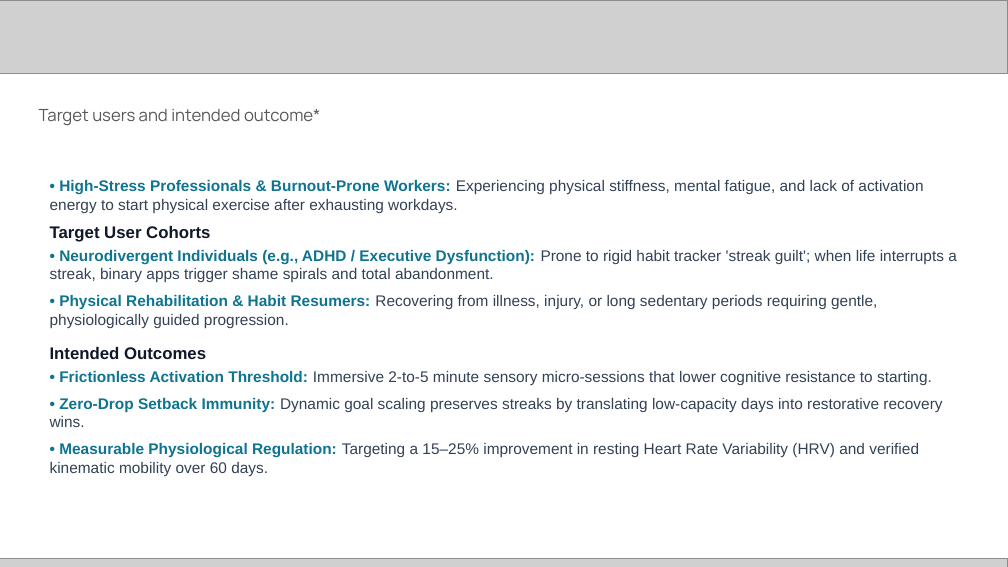
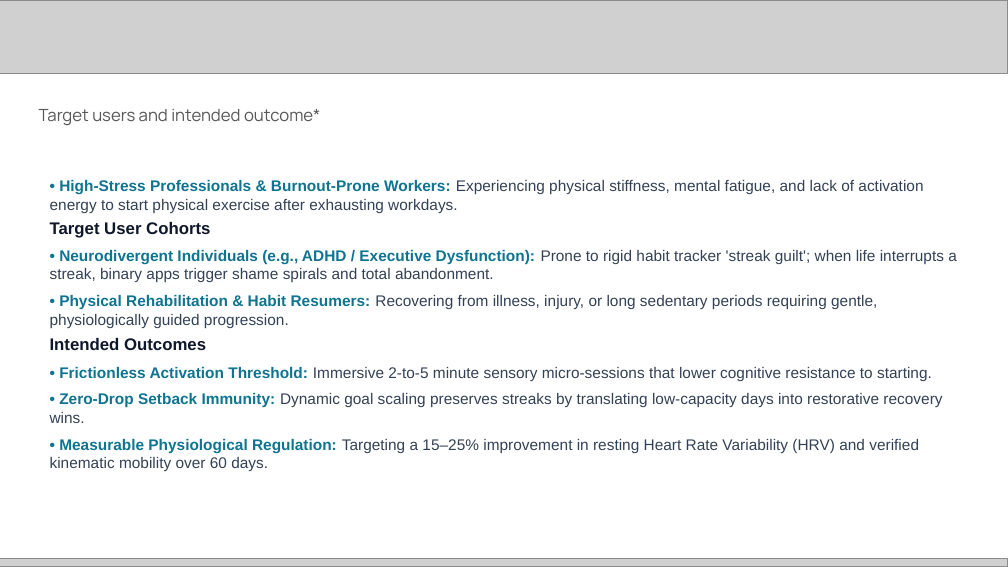
Before and after one commit to chiraghs/Neuro-Kinetic-Behavioral-Health-System, a slide deck: slide 5 of [PUB] Future Health Digital Innovation Challenge | Submission Template.pptx. Drawn at 1008x567 pixels with LibreOffice and Linux fonts; fonts in the diff are those of the drawing; grey boxes stand for pictures. Boxes give left, top, right and bottom in pixels: in the first picture for what was removed or moved away, otherwise in the second. Text is boxed around its words. In the diff, an @@ line names an element or a change of style, - is before the commit and + after.

Commit message:
Re-export PDF (0.90 MB) and PPTX with user's latest presentation changes

```diff
--- a/[PUB] Future Health Digital Innovation Challenge | Submission Template.pptx
+++ b/[PUB] Future Health Digital Innovation Challenge | Submission Template.pptx
@@ text "• High-Stress Professionals & Burnout-Prone ..." at (50,180,957,453): less space between paragraphs @@
```
Also in this commit, not shown: 14 other slides changed, 2 other files.
